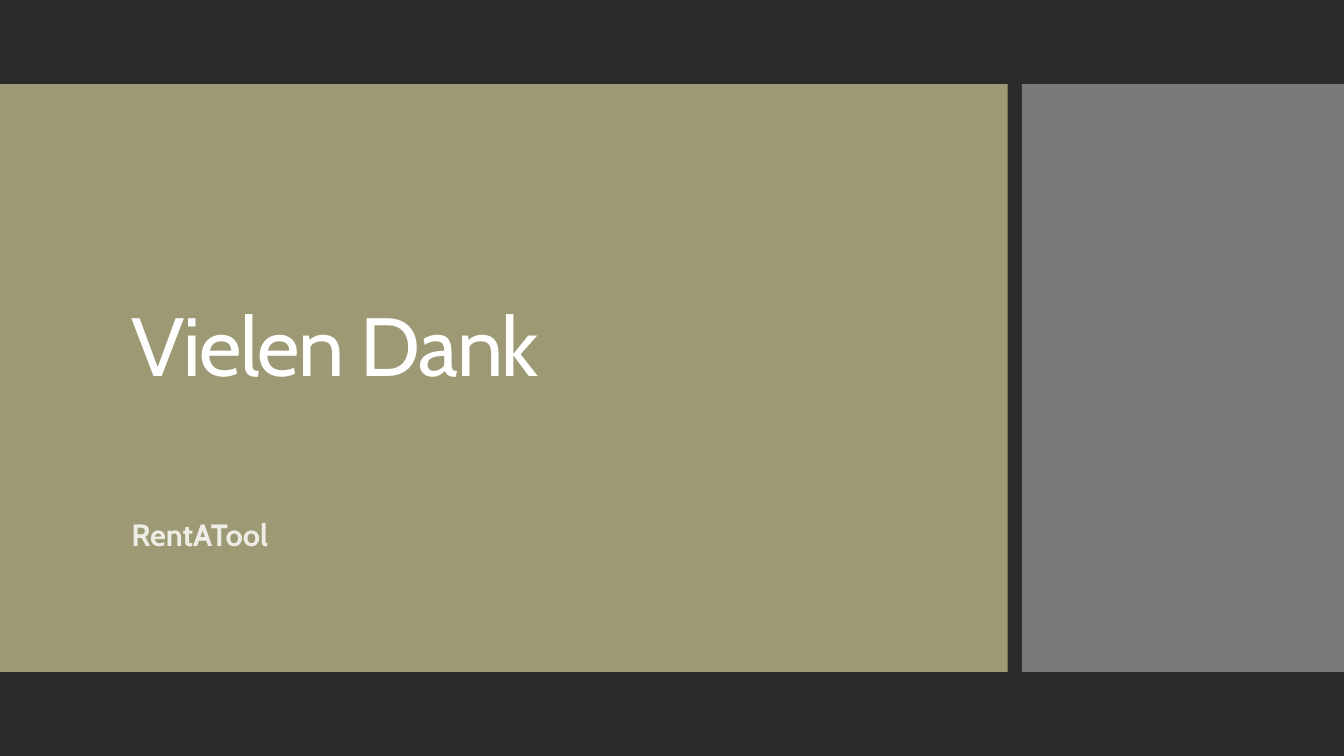
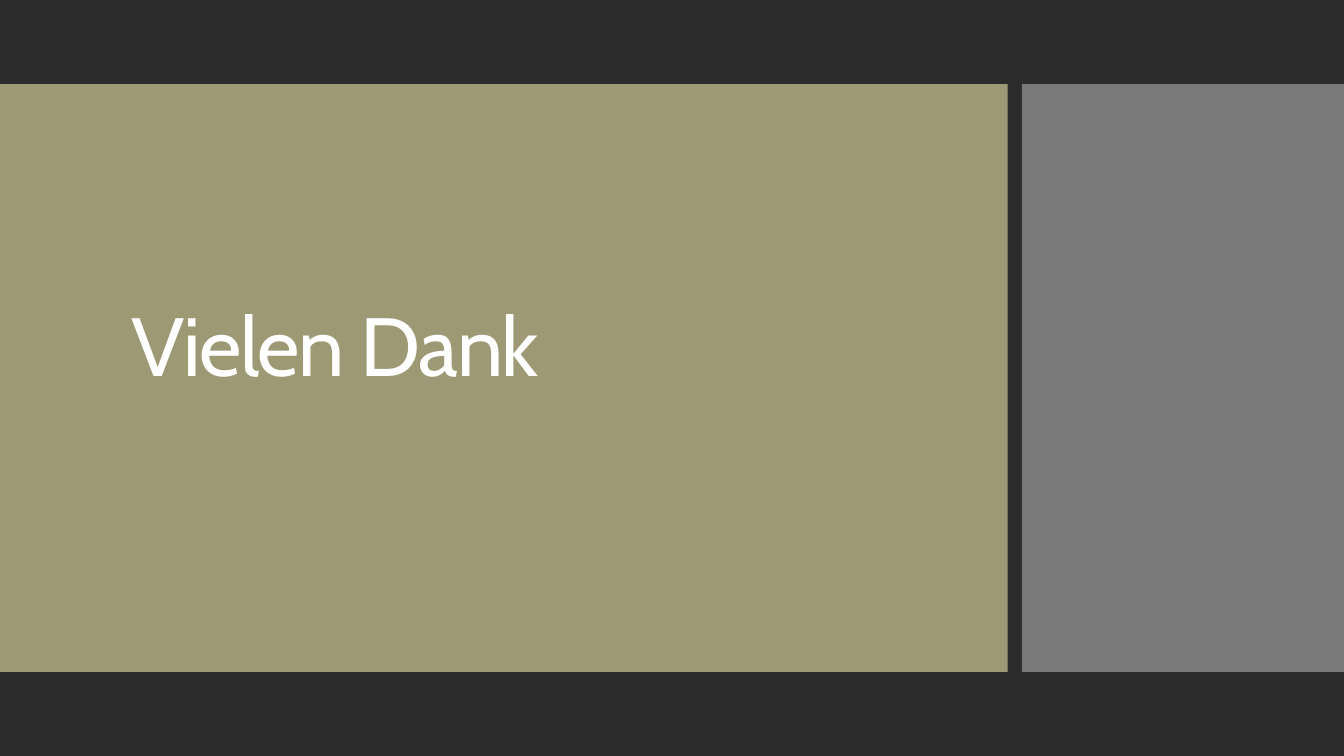
Before and after one commit to fh-erfurt/RentATool, a slide deck: slide 13 of share/presentations/Java 2/RentATool_16.06.20.pptx (slide 9 before the commit). Drawn at 1344x756 pixels with LibreOffice and Linux fonts; fonts in the diff are those of the drawing; background and template pictures are left out; a plain dark background stands for a picture behind light text. Boxes give left, top, right and bottom in pixels: in the first picture for what was removed or moved away, otherwise in the second. Text is boxed around its words. In the diff, an @@ line names an element or a change of style, - is before the commit and + after.

```diff
--- a/share/presentations/Java 2/RentATool_16.06.20.pptx
+++ b/share/presentations/Java 2/RentATool_16.06.20.pptx
@@ subtitle removed at (x1=131, y1=523, x2=268, y2=546) @@
-RentATool
```
Also in this commit, not shown: 8 other slides changed, 4 slides added.
